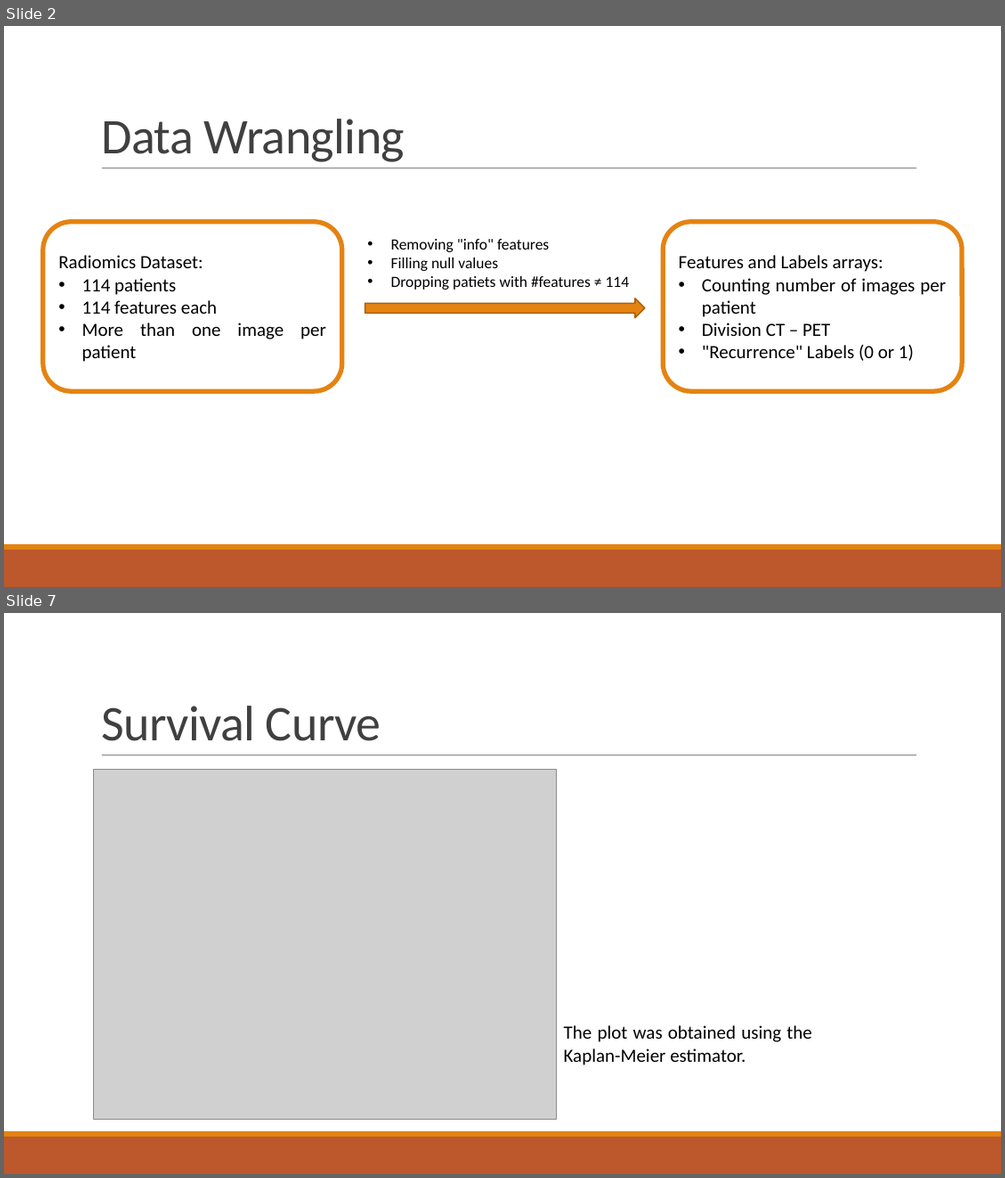
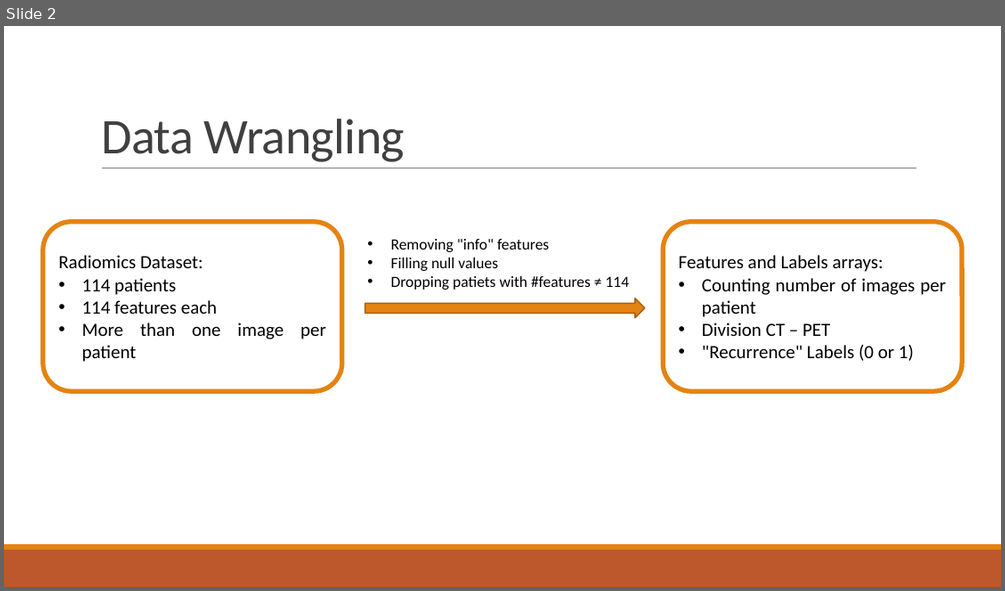
Before and after one commit to GianlucaCarlini/Pattern-Recognition, a slide deck: Pattern Recognition.pptx. Shown one above the other, each under a label of ours: slides 2 and 7 before the commit, slide 2 after it; the slides between them are not shown. The pictures are 1005x1178 and 1005x591 pixels, drawn with LibreOffice and Linux fonts; fonts in the diff are those of the drawing; grey boxes stand for pictures. Boxes give left, top, right and bottom in pixels: in the first picture for what was removed or moved away, otherwise in the second. Text is boxed around its words. In the diff, an @@ line names an element or a change of style, - is before the commit and + after.

```diff
--- a/Pattern Recognition.pptx
+++ b/Pattern Recognition.pptx
@@ slide 7 removed at <box>4,613,1001,1174</box>, background #FFFFFF; not listed: 3 template elements that a slide beside it also shows @@
@@ title removed at <box>101,706,381,741</box> @@
-Survival Curve
@@ picture removed at <box>94,770,557,1119</box> @@
@@ text removed at <box>564,1025,811,1065</box> @@
-The plot was obtained using the Kaplan-Meier estimator.
```
Also in this commit, not shown: 3 slides changed, 4 slides added.
